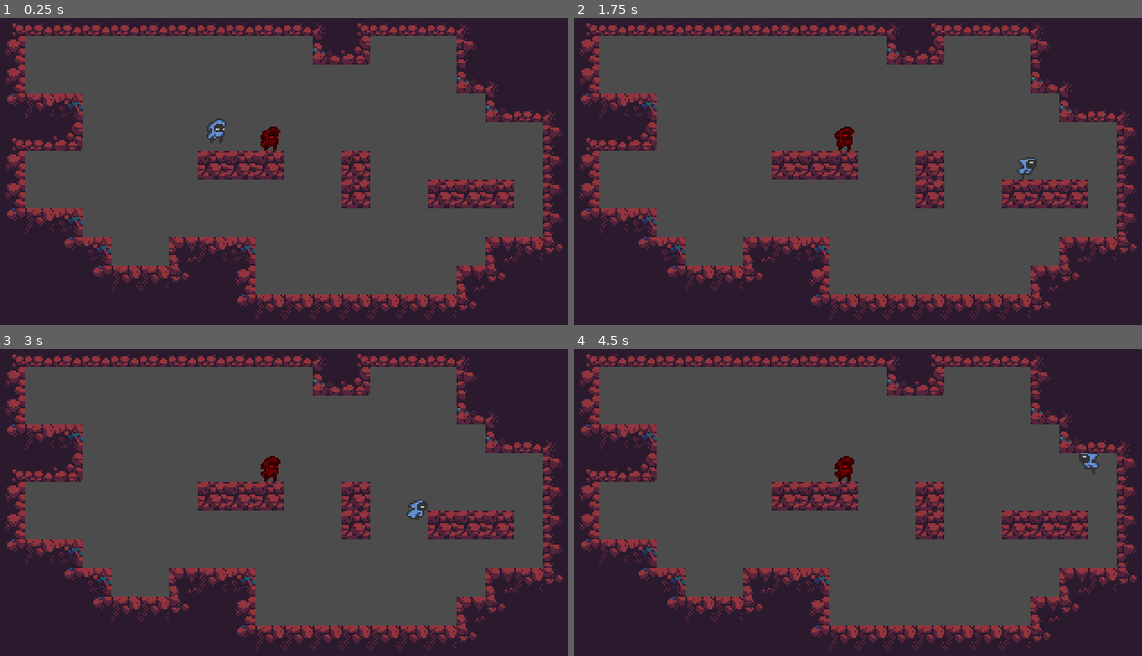
Above: before the commit, frames 1-4 (two rows, left to right).
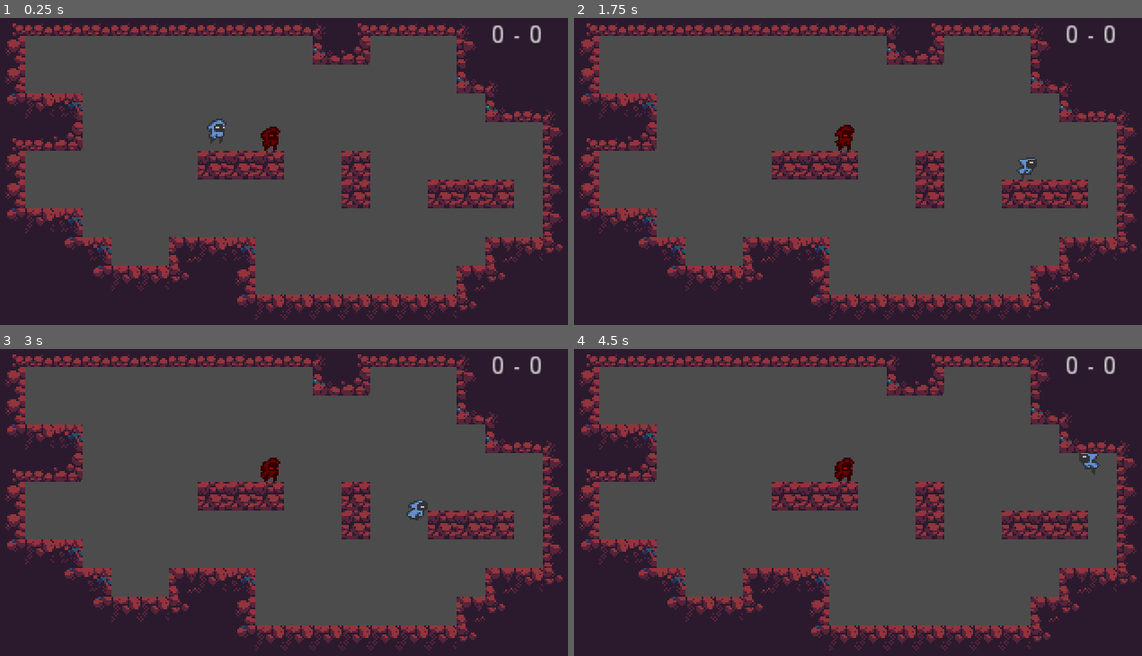
Above: after the commit, the same moments.

Repository: Vanberk1/apocalypse-survival
Game: Godot game, scene res://scenes/Level.tscn
Two runs of this game, one before a commit and one after it. Both use one fixed random seed, a clock stepped at 60 frames per second and the inputs below.
Inputs:
- Up to frame 1 (0.25 s): no input
- Up to frame 2 (1.75 s): hold D (right) from 0.53 s (still down); tap K (dash) at 0.6, 1.55 s; tap W (up) at 0.77, 0.8, 1.07, 1.35, 1.52 s
- Up to frame 3 (3 s): tap W (up) at 1.82, 2.3 s; release D (right) at 2.03 s; hold A (left) 2.03-2.78 s; tap J (attack) at 2.1 s; hold D (right) from 2.78 s (still down); tap K (dash) at 2.85 s
- Up to frame 4 (4.5 s): tap W (up) at 3.02, 3.32, 3.77, 3.8, 4.07, 4.35 s; tap K (dash) at 3.6 s; release D (right) at 4.28 s; hold A (left) from 4.28 s (still down)

The runs differ from the first frame. In frame 1, 0.3% of the frame differs, in the area x 36-96%, y 2-43%; in frame 2, 0.3%; in frame 3, 0.3%; in frame 4, 0.3%.

Commit message:
dashing attack

Diff:
--- a/project.godot
+++ b/project.godot
@@ -93,7 +93,7 @@
 }
 dash_2={
 "deadzone": 0.5,
-"events": [ Object(InputEventJoypadButton,"resource_local_to_scene":false,"resource_name":"","device":0,"button_index":6,"pressure":0.0,"pressed":false,"script":null)
+"events": [ Object(InputEventJoypadButton,"resource_local_to_scene":false,"resource_name":"","device":0,"button_index":7,"pressure":0.0,"pressed":false,"script":null)
  ]
 }
 
--- a/scenes/Character.gd
+++ b/scenes/Character.gd
@@ -17,6 +17,7 @@
 var wallJump = 60
 
 var can_attack = true
+var dashing = false
 
 var direction = Vector2.RIGHT
 var motion = Vector2.ZERO
@@ -132,6 +133,7 @@
 
 func dash():
 	max_speed = 1700
+	dashing = true
 	$Timer.start()
 
 func attack():
@@ -145,11 +147,13 @@
 #	print("attack", direction)
 
 func death():
-	emit_signal("death", player_controller)
-	queue_free()
+	if !dashing:
+		emit_signal("death", player_controller)
+		queue_free()
 
 func _on_Timer_timeout():
 	max_speed = 90
+	dashing = false
 
 func _on_AttackTimer_timeout():
 	can_attack = true
--- a/scenes/Character.tscn
+++ b/scenes/Character.tscn
@@ -100,7 +100,7 @@
 scale = Vector2( 1, 0.917411 )
 frames = SubResource( 16 )
 animation = "idle"
-frame = 3
+frame = 2
 playing = true
 
 [node name="CollisionShape2D" type="CollisionShape2D" parent="."]
--- /dev/null
+++ b/scenes/HUD.gd
@@ -0,0 +1,14 @@
+extends CanvasLayer
+
+onready var scores = $Scores
+
+var score_1 = 0
+var score_2 = 0
+
+func player_1_point():
+	score_1 += 1
+	scores.text = str(score_1) + " - " + str(score_2)
+
+func player_2_point():
+	score_2 += 1
+	scores.text = str(score_1) + " - " + str(score_2)
--- a/scenes/Level.gd
+++ b/scenes/Level.gd
@@ -13,9 +13,10 @@
 	print(controller)
 	if controller == "player 1":
 		$RespawnTimer1.start()
+		$HUD.player_2_point()
 	else:
 		$RespawnTimer2.start()
-
+		$HUD.player_1_point()
 
 func _on_RespawnTimer_timeout():
 	var new_char = Character.instance()
--- a/scenes/Level.tscn
+++ b/scenes/Level.tscn
@@ -1,8 +1,9 @@
-[gd_scene load_steps=23 format=2]
+[gd_scene load_steps=24 format=2]
 
 [ext_resource path="res://scenes/Character.tscn" type="PackedScene" id=1]
 [ext_resource path="res://assets/images/tiles.png" type="Texture" id=2]
 [ext_resource path="res://scenes/Level.gd" type="Script" id=3]
+[ext_resource path="res://scenes/HUD.gd" type="Script" id=4]
 
 [sub_resource type="ConvexPolygonShape2D" id=1]
 points = PoolVector2Array( 0, 0, 16, 0, 16, 16, 0, 16 )
@@ -221,5 +222,18 @@
 [node name="RespawnTimer2" type="Timer" parent="."]
 wait_time = 2.0
 one_shot = true
+
+[node name="HUD" type="CanvasLayer" parent="."]
+script = ExtResource( 4 )
+
+[node name="Scores" type="Label" parent="HUD"]
+margin_left = 275.0
+margin_top = 9.0
+margin_right = 315.0
+margin_bottom = 23.0
+text = "0 - 0"
+__meta__ = {
+"_edit_use_anchors_": false
+}
 [connection signal="timeout" from="RespawnTimer1" to="." method="_on_RespawnTimer_timeout"]
 [connection signal="timeout" from="RespawnTimer2" to="." method="_on_RespawnTimer2_timeout"]
